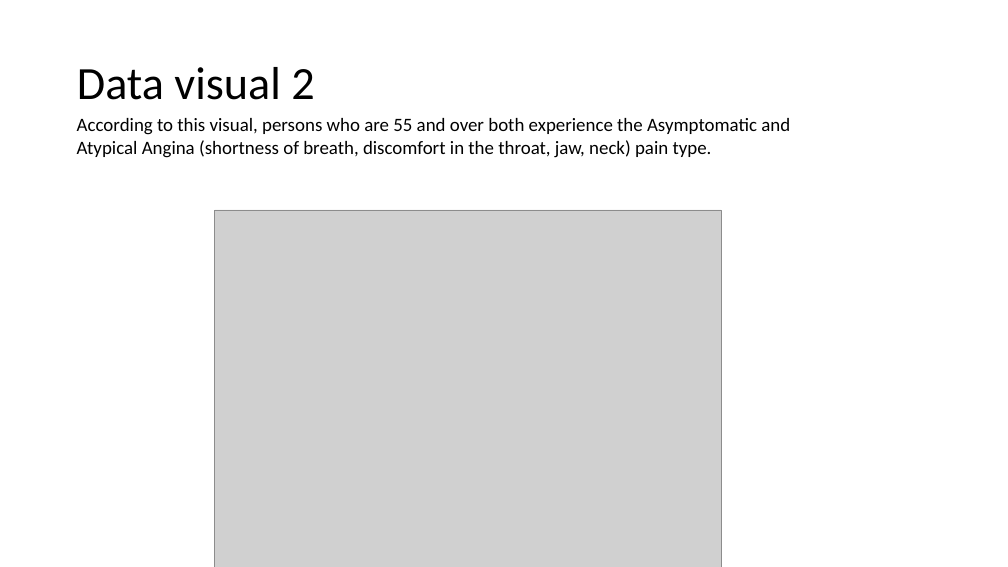
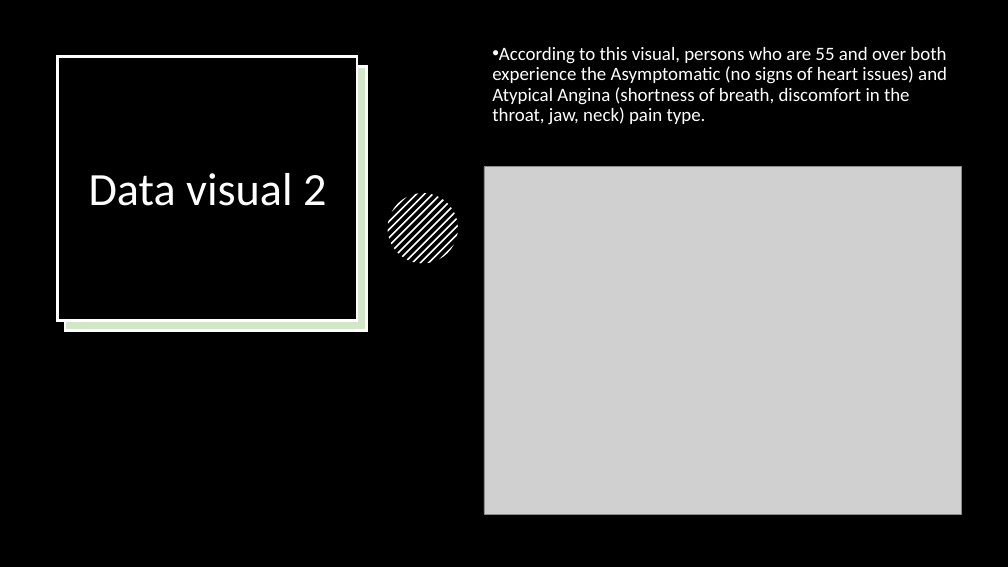
Before and after one commit to shellymduncan/Project-2, a slide deck: slide 5 of Heart Failure Predictions.pptx. Drawn at 1008x567 pixels with LibreOffice and Linux fonts; fonts in the diff are those of the drawing; grey boxes stand for pictures. Boxes give left, top, right and bottom in pixels: in the first picture for what was removed or moved away, otherwise in the second. Text is boxed around its words. In the diff, an @@ line names an element or a change of style, - is before the commit and + after.

```diff
--- a/Heart Failure Predictions.pptx
+++ b/Heart Failure Predictions.pptx
@@ rectangle added at (0,0,1008,567), fill #000000 @@
@@ rectangle added at (57,57,357,321), fill #000000, outline #FFFFFF 2.25 pt @@
@@ text at (492,47,947,125): text changed; text colour #000000 to #FFFFFF @@
-According to this visual, persons who are 55 and over both experience the Asymptomatic and Atypical Angina (shortness of breath, discomfort in the throat, jaw, neck) pain type.
+• According to this visual, persons who are 55 and over both experience the Asymptomatic (no signs of heart issues) and Atypical Angina (shortness of breath, discomfort in the throat, jaw, neck) pain type.
@@ title "Data visual 2": place and size @@
-title "Data visual 2" at (77,67,314,100)
+title "Data visual 2" at (89,173,326,206)
@@ title "Data visual 2" at (89,173,326,206): text colour #000000 to #FFFFFF; alignment left to centre @@
@@ rectangle added at (65,67,367,330), fill #FFFFFF, outline #FFFFFF 2.25 pt @@
@@ rectangle added at (65,67,367,330), fill #70AD47 at 30% opacity, outline #FFFFFF 2.25 pt @@
@@ picture: place and size @@
-picture at (215,210,721,567)
+picture at (484,166,962,514)
@@ group added at (388,193,457,263): 13 freeform shapes @@
```
Also in this commit, not shown: 3 other slides changed, 4 slides added, 2 slides removed.
